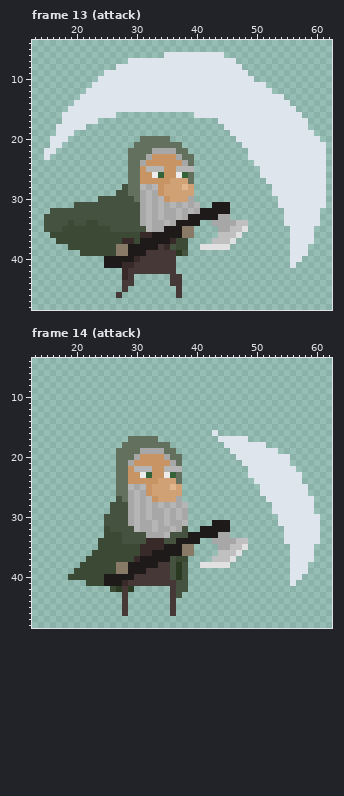
Edited in one commit: pixel-art file (src/player/art/player.aseprite). Above is the file before it was changed.
64x64 pixels, 31 frames. Colours within 5 levels of each other are drawn and written as one. Shown: frame 13 (attack): x 13..62, y 4..48; frame 14 (attack): x 13..62, y 4..48. The commit also changed other frames, which this record leaves out.
Now the later version:
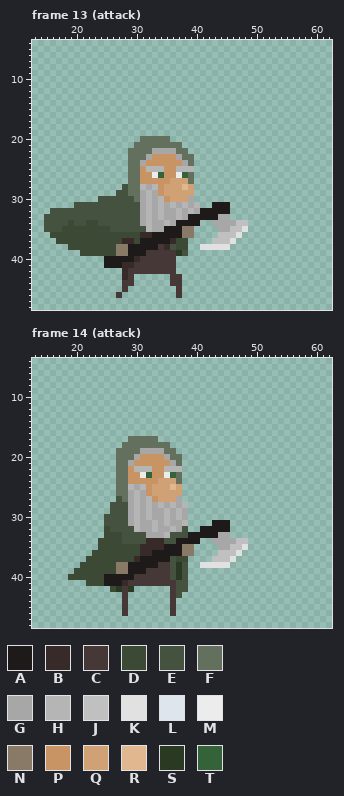
Palette (. is transparent): A #1e1a19  B #372a28  C #453836  D #3c4a35  E #465240  F #63705d  G #a7a7a7  H #b5b5b5  J #c0c0c0  K #e1e1e1  L #dfe5ed  M #ececec  N #897967  P #c89463  Q #cfa175  R #e1b78f  S #2a3a22  T #34633a
Diff:
layer "FX" now hidden
Frame 13 (attack):
y 6: x 35..44 LLLLLLLLLL -> ..........
y 7: x 29..46 LLLLLLLLLLLLLLLLLL -> ..................
y 8: x 27..47 LLLLLLLLLLLLLLLLLLLLL -> .....................
y 9: x 25..48 LLLLLLLLLLLLLLLLLLLLLLLL -> ........................
y 10: x 24..49 LLLLLLLLLLLLLLLLLLLLLLLLLL -> ..........................
y 11: x 23..51 LLLLLLLLLLLLLLLLLLLLLLLLLLLLL -> .............................
y 12: x 22..52 LLLLLLLLLLLLLLLLLLLLLLLLLLLLLLL -> ...............................
y 13: x 21..54 LLLLLLLLLLLLLLLLLLLLLLLLLLLLLLLLLL -> ..................................
y 14: x 20..55 LLLLLLLLLLLLLLLLLLLLLLLLLLLLLLLLLLLL -> ....................................
y 15: x 19..56 LLLLLLLLLLLLLLLLLLLLLLLLLLLLLLLLLLLLLL -> ......................................
y 16: x 18..26 LLLLLLLLL -> .........; x 40..57 LLLLLLLLLLLLLLLLLL -> ..................
y 17: x 18..23 LLLLLL -> ......; x 44..58 LLLLLLLLLLLLLLL -> ...............
y 18: x 17..21 LLLLL -> .....; x 45..58 LLLLLLLLLLLLLL -> ..............
y 19: x 17..19 LLL -> ...; x 46..59 LLLLLLLLLLLLLL -> ..............
y 20: x 16..18 LLL -> ...; x 47..60 LLLLLLLLLLLLLL -> ..............
y 21: x 16..17 LL -> ..; x 48..61 LLLLLLLLLLLLLL -> ..............
y 22: x 15..16 LL -> ..; x 49..61 LLLLLLLLLLLLL -> .............
y 23: x 15 L -> .; x 49..61 LLLLLLLLLLLLL -> .............
y 24: x 50..61 LLLLLLLLLLLL -> ............
y 25..26: x 51..61 LLLLLLLLLLL -> ...........
y 27: x 52..61 LLLLLLLLLL -> ..........
y 28..29: x 53..61 LLLLLLLLL -> .........
y 30..31: x 54..61 LLLLLLLL -> ........
y 32..34: x 55..60 LLLLLL -> ......
y 35..37: x 56..59 LLLL -> ....
y 38..39: x 56..58 LLL -> ...
y 40: x 56..57 LL -> ..
y 41: x 56 L -> .
Frame 14 (attack):
y 16: x 43 L -> .
y 17: x 44..48 LLLLL -> .....
y 18: x 45..51 LLLLLLL -> .......
y 19: x 46..53 LLLLLLLL -> ........
y 20: x 47..55 LLLLLLLLL -> .........
y 21: x 48..55 LLLLLLLL -> ........
y 22: x 49..56 LLLLLLLL -> ........
y 23: x 49..57 LLLLLLLLL -> .........
y 24: x 50..57 LLLLLLLL -> ........
y 25..26: x 51..58 LLLLLLLL -> ........
y 27: x 52..59 LLLLLLLL -> ........
y 28..29: x 53..59 LLLLLLL -> .......
y 30..31: x 54..60 LLLLLLL -> .......
y 32..34: x 55..60 LLLLLL -> ......
y 35..37: x 56..59 LLLL -> ....
y 38..39: x 56..58 LLL -> ...
y 40: x 56..57 LL -> ..
y 41: x 56 L -> .
Changed places in both pictures, as pixel boxes (x1, y1, x2, y2):
erased: (44, 52, 326, 268)
erased: (212, 430, 320, 586)
